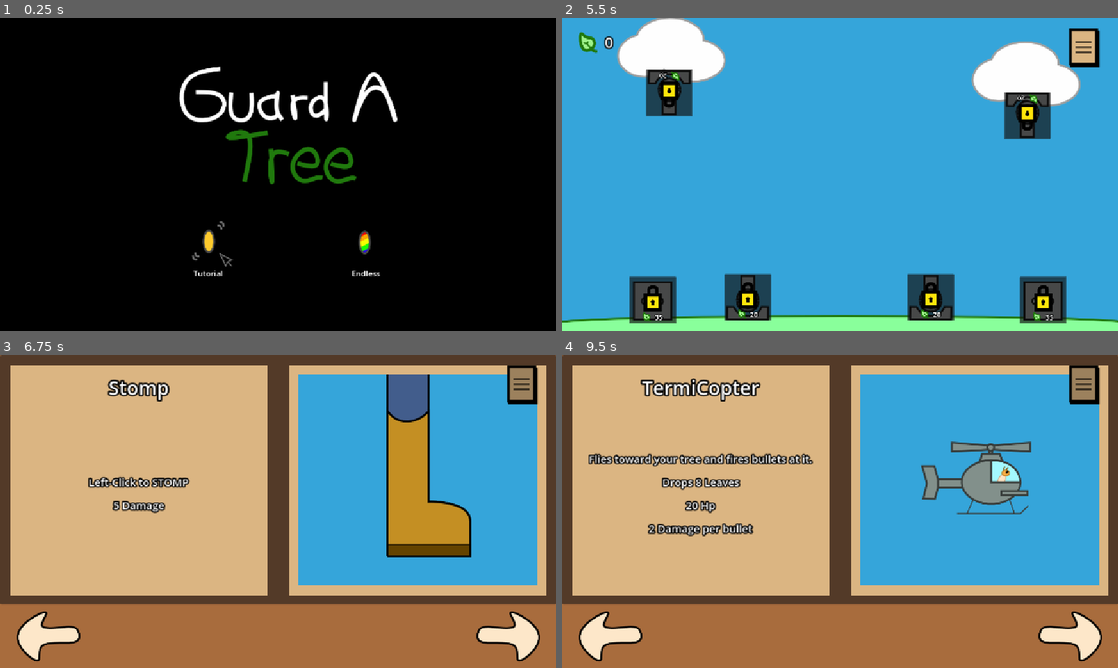
Above: before the commit, frames 1-4 (two rows, left to right).
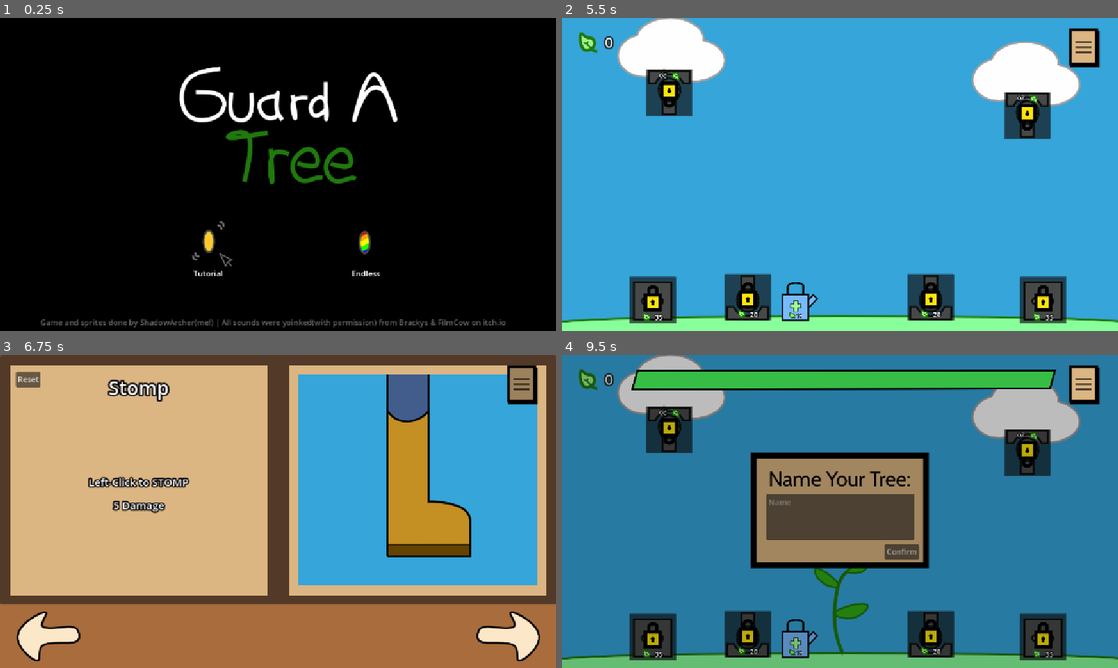
Above: after the commit, the same moments.

Repository: ShadowArcher289/guard-a-tree
Game: Godot game, scene res://scenes/title_screen.tscn
The game is run twice, just before and just after one commit, with the same random seed, the same clock (stepped at 60 frames per second) and the same inputs.
Inputs (mouse positions are in pixels of both pictures, inside the frame that each line leads up to):
- Up to frame 1 (0.25 s): no input
- Up to frame 2 (5.5 s): click (773, 240) at 0.5 s; click (928, 243) at 1.25 s; move the mouse to (962, 158) at 2.02 s; click (962, 158) at 2.17 s; move the mouse to (728, 190) at 2.77 s; click (728, 190) at 2.92 s; move the mouse to (895, 105) at 3.52 s; click (895, 105) at 3.67 s; move the mouse to (812, 237) at 4.27 s; click (812, 237) at 4.42 s; click (1029, 262) at 5.02 s
- Up to frame 3 (6.75 s): click (522, 386) at 5.75 s; click (278, 517) at 6.52 s; type "Alex" at 6.6 s
- Up to frame 4 (9.5 s): click (606, 636) at 7.25 s; click (589, 380) at 8 s, where only the run after the commit has a clickable "Reset"; click (845, 558) at 8.75 s, where only the run after the commit has a clickable "New Game"

The runs differ from the first frame. In frame 1, 0.8% of the frame differs, in the area x 7-91%, y 96-99%; in frame 2, 0.5%; in frame 3, 0.2%; in frame 4, 99%, in the area x 0-100%, y 0-100%.

Commit message:
Complete v1. Added healing with a watering can and added sound effects

Diff:
--- a/project.godot
+++ b/project.godot
@@ -19,6 +19,7 @@
 
 Globals="*res://scripts/Globals.gd"
 TransitionManager="*res://scenes/transitions.tscn"
+SoundManager="*res://scenes/sound_manager.tscn"
 
 [display]
 
--- a/scenes/fly.tscn
+++ b/scenes/fly.tscn
@@ -1,7 +1,8 @@
-[gd_scene load_steps=5 format=3 uid="uid://2trcqmt1r74g"]
+[gd_scene load_steps=6 format=3 uid="uid://2trcqmt1r74g"]
 
 [ext_resource type="Script" uid="uid://dtftykpftt06a" path="res://scripts/fly.gd" id="1_djddo"]
 [ext_resource type="Texture2D" uid="uid://dasuvqquyhfrf" path="res://sprites/FLY.png" id="2_xr3pu"]
+[ext_resource type="Texture2D" uid="uid://bwrsllyxfsyek" path="res://sprites/Huh.png" id="3_2lkvx"]
 
 [sub_resource type="CircleShape2D" id="CircleShape2D_xr3pu"]
 radius = 6.0
@@ -29,4 +30,8 @@
 target_position = Vector2(0, 1400)
 collision_mask = 2
 
+[node name="ExpressionIcon" type="Sprite2D" parent="."]
+position = Vector2(0, -18)
+texture = ExtResource("3_2lkvx")
+
 [connection signal="body_entered" from="Hurtbox" to="." method="_on_hurtbox_body_entered"]
--- a/scenes/game.tscn
+++ b/scenes/game.tscn
@@ -14,6 +14,7 @@
 [ext_resource type="Texture2D" uid="uid://hplddjjlf4og" path="res://sprites/Namecard.png" id="16_ssvqc"]
 [ext_resource type="PackedScene" uid="uid://b80102o80d8uc" path="res://scenes/ground.tscn" id="17_rysoc"]
 [ext_resource type="Texture2D" uid="uid://4etivflmosu6" path="res://sprites/Seed.png" id="17_ssvqc"]
+[ext_resource type="PackedScene" uid="uid://c3ymsfjxpphwu" path="res://scenes/water_can.tscn" id="18_1kice"]
 [ext_resource type="PackedScene" uid="uid://bsxdj218sh5mw" path="res://scenes/boot.tscn" id="18_264po"]
 [ext_resource type="PackedScene" uid="uid://j4y3ddhxr3l3" path="res://scenes/spawner.tscn" id="18_ssvqc"]
 [ext_resource type="PackedScene" uid="uid://4yx14a34ap3g" path="res://scenes/laser_turret.tscn" id="19_264po"]
@@ -291,7 +292,7 @@
 
 [node name="ToggleKitbookButton" type="TextureButton" parent="CanvasLayer"]
 process_mode = 3
-z_index = 5
+z_index = 12
 anchors_preset = 1
 anchor_left = 1.0
 anchor_right = 1.0
@@ -310,6 +311,15 @@
 [node name="GameOver" parent="CanvasLayer" instance=ExtResource("15_rysoc")]
 visible = false
 
+[node name="ResetButton" type="Button" parent="CanvasLayer"]
+process_mode = 3
+z_index = 15
+offset_left = 32.0
+offset_top = 34.0
+offset_right = 83.0
+offset_bottom = 65.0
+text = "Reset"
+
 [node name="TreeSpawner" parent="." instance=ExtResource("18_ssvqc")]
 position = Vector2(581, 618)
 spawnerType = "tree"
@@ -398,4 +408,11 @@
 offset_bottom = 91.0
 text = "Continue"
 
+[node name="WaterCan" parent="." instance=ExtResource("18_1kice")]
+offset_left = 425.0
+offset_top = 510.0
+offset_right = 553.0
+offset_bottom = 638.0
+
 [connection signal="toggled" from="CanvasLayer/ToggleKitbookButton" to="." method="_on_toggle_kitbook_button_toggled"]
+[connection signal="pressed" from="CanvasLayer/ResetButton" to="." method="_on_reset_button_pressed"]
--- a/scenes/game_over.tscn
+++ b/scenes/game_over.tscn
@@ -47,20 +47,21 @@
 [node name="NewGame" type="Button" parent="."]
 custom_minimum_size = Vector2(124, 0)
 layout_mode = 0
-offset_left = 418.0
-offset_top = 404.0
-offset_right = 542.0
-offset_bottom = 440.0
+offset_left = 526.0
+offset_top = 400.0
+offset_right = 650.0
+offset_bottom = 436.0
 theme = ExtResource("1_xeevv")
 text = "New Game"
 
 [node name="Retry" type="Button" parent="."]
+visible = false
 custom_minimum_size = Vector2(124, 0)
 layout_mode = 0
 offset_left = 612.0
-offset_top = 407.0
+offset_top = 404.0
 offset_right = 736.0
-offset_bottom = 443.0
+offset_bottom = 440.0
 theme = ExtResource("1_xeevv")
 text = "Retry"
 
--- /dev/null
+++ b/scenes/sound_manager.tscn
@@ -0,0 +1,52 @@
+[gd_scene load_steps=12 format=3 uid="uid://l2open12xuf5"]
+
+[ext_resource type="AudioStream" uid="uid://2lq0fhy1b4a7" path="res://audio/switch blade 2.wav" id="1_gbdfy"]
+[ext_resource type="Script" uid="uid://dmh7bkr83vkb1" path="res://scripts/SoundManager.gd" id="1_s6peo"]
+[ext_resource type="AudioStream" uid="uid://ckiivgt1e4fan" path="res://audio/strap tighten 1.wav" id="3_shlr6"]
+[ext_resource type="AudioStream" uid="uid://ur0ktys0nuw2" path="res://audio/small metal case closed 1.wav" id="4_5lwbd"]
+[ext_resource type="AudioStream" uid="uid://bxbp6h5bwsiyw" path="res://audio/explosion.wav" id="5_ro3ww"]
+[ext_resource type="AudioStream" uid="uid://cvkk6bltbyof" path="res://audio/time_for_adventure.mp3" id="5_v1pt3"]
+[ext_resource type="AudioStream" uid="uid://c6p0ola4eesk7" path="res://audio/wood hit 1.wav" id="7_mpi5b"]
+[ext_resource type="AudioStream" uid="uid://chhuaeuyd50q" path="res://audio/toaster hit 3.wav" id="8_aa63w"]
+[ext_resource type="AudioStream" uid="uid://dp87xe6eho0r8" path="res://audio/sand foley 4.wav" id="9_k1d7a"]
+[ext_resource type="AudioStream" uid="uid://bjcpn1mkugry2" path="res://audio/hurt.wav" id="9_wwv6j"]
+[ext_resource type="AudioStream" uid="uid://bogwfh5jget1g" path="res://audio/coin.wav" id="11_55or6"]
+
+[node name="SoundManager" type="Node2D"]
+process_mode = 3
+script = ExtResource("1_s6peo")
+
+[node name="ButtonSfx" type="AudioStreamPlayer" parent="."]
+stream = ExtResource("1_gbdfy")
+
+[node name="KitbookButtonSound" type="AudioStreamPlayer" parent="."]
+stream = ExtResource("3_shlr6")
+
+[node name="UnlockSfx" type="AudioStreamPlayer" parent="."]
+stream = ExtResource("4_5lwbd")
+
+[node name="BackgroundMusic" type="AudioStreamPlayer" parent="."]
+stream = ExtResource("5_v1pt3")
+volume_db = -15.127
+autoplay = true
+parameters/looping = true
+
+[node name="LaserFire" type="AudioStreamPlayer" parent="."]
+stream = ExtResource("5_ro3ww")
+volume_db = -4.727
+pitch_scale = 0.64
+
+[node name="BulletFire" type="AudioStreamPlayer" parent="."]
+stream = ExtResource("7_mpi5b")
+
+[node name="CopterDown" type="AudioStreamPlayer" parent="."]
+stream = ExtResource("8_aa63w")
+
+[node name="TermiteDown" type="AudioStreamPlayer" parent="."]
+stream = ExtResource("9_wwv6j")
+
+[node name="Stomp" type="AudioStreamPlayer" parent="."]
+stream = ExtResource("9_k1d7a")
+
+[node name="GainHp" type="AudioStreamPlayer" parent="."]
+stream = ExtResource("11_55or6")
--- a/scenes/title_screen.tscn
+++ b/scenes/title_screen.tscn
@@ -201,5 +201,15 @@
 scale = Vector2(1.07031, 1.07031)
 texture = ExtResource("8_cs5ya")
 
+[node name="Label3" type="Label" parent="."]
+offset_left = 10.0
+offset_top = 618.0
+offset_right = 1122.0
+offset_bottom = 641.0
+theme_override_colors/font_color = Color(0.415686, 0.415686, 0.415686, 1)
+text = "Game and sprites done by ShadowArcher(me!) | All sounds were yoinked(with permission) from Brackys & FilmCow on itch.io"
+horizontal_alignment = 1
+vertical_alignment = 1
+
 [connection signal="pressed" from="TutorialButton" to="." method="_on_tutorial_button_pressed"]
 [connection signal="pressed" from="EndlessButton" to="." method="_on_endless_button_pressed"]
--- /dev/null
+++ b/scenes/water_can.tscn
@@ -0,0 +1,62 @@
+[gd_scene load_steps=4 format=3 uid="uid://c3ymsfjxpphwu"]
+
+[ext_resource type="Texture2D" uid="uid://dcc4aslgs76c2" path="res://sprites/WaterCan.png" id="1_np54d"]
+[ext_resource type="Script" uid="uid://dxjgqipk82t10" path="res://scripts/water_can.gd" id="2_5wx5v"]
+[ext_resource type="Texture2D" uid="uid://dek7kn8nb3i6v" path="res://sprites/Leaf.png" id="2_e2av7"]
+
+[node name="WaterCan" type="TextureButton"]
+offset_left = -59.0
+offset_top = -116.0
+offset_right = 69.0
+offset_bottom = 12.0
+scale = Vector2(0.727001, 0.727001)
+pivot_offset = Vector2(59.1471, 115.543)
+button_mask = 3
+texture_normal = ExtResource("1_np54d")
+script = ExtResource("2_5wx5v")
+
+[node name="Leaf" type="Sprite2D" parent="."]
+position = Vector2(48.8995, 99.8996)
+scale = Vector2(0.434361, 0.434361)
+texture = ExtResource("2_e2av7")
+
+[node name="LeafCountLabel" type="Label" parent="."]
+layout_mode = 1
+anchors_preset = -1
+anchor_left = 0.439982
+anchor_top = 0.888419
+anchor_right = 0.439982
+anchor_bottom = 0.888419
+offset_left = 5.0
+offset_top = -23.0
+offset_right = 46.0
+offset_bottom = 19.0
+scale = Vector2(0.46975, 0.46975)
+theme_override_constants/outline_size = 10
+theme_override_font_sizes/font_size = 30
+text = "10"
+vertical_alignment = 1
+metadata/_edit_use_anchors_ = true
+
+[node name="Node2D" type="Node2D" parent="."]
+visible = false
+
+[node name="Leaf2" type="Sprite2D" parent="Node2D"]
+position = Vector2(42.4386, 21.2611)
+rotation = -0.491114
+scale = Vector2(0.434361, 0.434361)
+texture = ExtResource("2_e2av7")
+
+[node name="Leaf3" type="Sprite2D" parent="Node2D"]
+position = Vector2(76.8264, 3.37947)
+rotation = -0.107127
+scale = Vector2(0.434361, 0.434361)
+texture = ExtResource("2_e2av7")
+
+[node name="Leaf4" type="Sprite2D" parent="Node2D"]
+position = Vector2(50.6917, -7.62464)
+rotation = 1.384
+scale = Vector2(0.434361, 0.434361)
+texture = ExtResource("2_e2av7")
+
+[connection signal="pressed" from="." to="." method="_on_pressed"]
--- a/scripts/Globals.gd
+++ b/scripts/Globals.gd
@@ -39,6 +39,7 @@
 const TERMICOPTERMAXHP = 20;
 const AVGTERMICOPTERSPEED = 200.0; # TermiCopter
 const SHOOTINGCYCLETIME = 2.5; # seconds
+const COPTERBULLETSPERCYCLE = 3;
 const BULLETVELOCITY = 400;
 const BULLETDMG = 2;
 const TERMICOPTERLEAFCOUNT = 8;
--- /dev/null
+++ b/scripts/SoundManager.gd
@@ -0,0 +1,18 @@
+extends Node2D
+
+# Holds all the sound vars
+
+@onready var background_music: AudioStreamPlayer = $BackgroundMusic
+
+@onready var button_sfx: AudioStreamPlayer = $ButtonSfx
+@onready var kitbook_button_sound: AudioStreamPlayer = $KitbookButtonSound
+
+@onready var gain_hp: AudioStreamPlayer = $GainHp
+
+@onready var unlock_sfx: AudioStreamPlayer = $UnlockSfx
+@onready var stomp: AudioStreamPlayer = $Stomp
+@onready var laser_fire: AudioStreamPlayer = $LaserFire
+
+@onready var bullet_fire: AudioStreamPlayer = $BulletFire
+@onready var copter_down: AudioStreamPlayer = $CopterDown
+@onready var termite_down: AudioStreamPlayer = $TermiteDown
--- a/scripts/boot.gd
+++ b/scripts/boot.gd
@@ -35,6 +35,7 @@
 	position.x = targetPos.x;
 	stompTween.tween_property(self, "position", Vector2(targetPos.x, targetPos.y) , STOMPSPEED); # go down
 	#await position.y == targetPos.y
+	SoundManager.stomp.play();
 	await stompTween.finished;
 	#await get_tree().create_timer(0.1).timeout; # delay;
 	stompTween.kill();
--- a/scripts/fly.gd
+++ b/scripts/fly.gd
@@ -1,4 +1,8 @@
 extends CharacterBody2D
+
+@onready var expression_icon: Sprite2D = $ExpressionIcon
+const SEARCHINGICON = preload("res://sprites/Huh.png");
+const LOCKEDONICON = preload("res://sprites/Woah.png");
 
 @onready var locate_target_ray_cast: RayCast2D = $LocateTargetRayCast
 var target : Node; # the fly's target
@@ -8,6 +12,7 @@
 const FLIESDMG = Globals.FLIESDMG;
 var direction = 1;
 var rayRotationDirection = 1;
+
 
 enum State {
 	LOCKEDON,
@@ -39,6 +44,7 @@
 				change_state(State.SEARCHING);
 		State.SEARCHING:
 			velocity = Vector2(0, 0);
+			rotation_degrees = 0; # reset rotation when searching
 			if rayRotationDirection == 1: # continuously rotate ray cast to search for a target.
 				locate_target_ray_cast.rotation_degrees += 5; # rotate clockwise
 			else:
@@ -49,6 +55,14 @@
 				targetPosition = target.position;
 
 func change_state(next_state) -> void: # changes the state
+	if next_state == State.SEARCHING:
+		expression_icon.texture = SEARCHINGICON;
+		expression_icon.show();
+	elif next_state == State.LOCKEDON:
+		expression_icon.texture = LOCKEDONICON;
+		expression_icon.show();
+		await get_tree().create_timer(0.2).timeout;
+		expression_icon.hide();
 	current_state = next_state;
 
 
--- a/scripts/game.gd
+++ b/scripts/game.gd
@@ -2,6 +2,8 @@
 
 signal treeNameSet;
 signal tutorialCompleted;
+@onready var kitbook_button_sound: AudioStreamPlayer = $CanvasLayer/KitbookButtonSound
+@onready var reset_button: Button = $CanvasLayer/ResetButton
 
 @onready var camera_2d: Camera2D = $Camera2D
 @onready var animation_player: AnimationPlayer = $AnimationPlayer
@@ -34,11 +36,13 @@
 
 
 func _ready() -> void:
+	SoundManager.background_music.play();
 	#setting properties
 	hp_bar.max_value = Globals.MAXHP;
 	hp_bar.hide();
 	set_tree_name_card.hide();
 	end_of_tutorial_card.hide();
+	reset_button.hide();
 
 	if Globals.game_mode == "tutorial": 	#start animations and different game modes
 		seed.texture = BASICSEEDTEXTURE;
@@ -88,6 +92,7 @@
 	get_tree().paused = true;
 	set_tree_name_card.show();
 	await confirm_btn.pressed;
+	SoundManager.button_sfx.play();
 	set_tree_name_card.hide();
 	Globals.treeName = text_edit.text;
 	get_tree().paused = false;
@@ -98,6 +103,7 @@
 	get_tree().paused = true;
 	end_of_tutorial_card.show();
 	await continue_btn.pressed;
+	SoundManager.button_sfx.play();
 	end_of_tutorial_card.hide();
 	get_tree().paused = false;
 	tutorialCompleted.emit();
@@ -227,7 +233,16 @@
 func _on_toggle_kitbook_button_toggled(toggled_on: bool) -> void:
 	if toggled_on:
 		kitbook.show();
+		reset_button.show();
 		get_tree().paused = true;
 	elif !toggled_on:
 		kitbook.hide();
+		reset_button.hide();
 		get_tree().paused = false;
+	SoundManager.kitbook_button_sound.play();
+
+
+func _on_reset_button_pressed() -> void:
+	Globals.currHp = 0;
+	toggle_kitbook_button.button_pressed = false;
+	kitbook.hide();
--- a/scripts/game_over.gd
+++ b/scripts/game_over.gd
@@ -9,6 +9,7 @@
 
 
 func _on_new_game_pressed() -> void:
+	SoundManager.button_sfx.play();
 	self.hide();
 	get_tree().paused = false;
 	Globals.player_leaf_count = Globals.PLAYER_STARTING_LEAVES;
@@ -17,6 +18,7 @@
 
 
 func _on_retry_pressed() -> void:
+	SoundManager.button_sfx.play();
 	self.hide();
 	get_tree().paused = false;
 	Globals.player_leaf_count = Globals.PLAYER_STARTING_LEAVES;
--- a/scripts/kitbook.gd
+++ b/scripts/kitbook.gd
@@ -27,7 +27,7 @@
 		print("prev page off")
 		print("cur page:" + str(kitbook_tab_container.current_tab))
 		kitbook_tab_container.current_tab -= 1;
-
+	SoundManager.button_sfx.play();
 
 func _on_next_page_pressed() -> void: # switches to next page
 	if (kitbook_tab_container.current_tab == maxTabCount): # if current page is last, then goes to first page.
@@ -38,3 +38,4 @@
 		print("next page off")
 		print("cur page:" + str(kitbook_tab_container.current_tab))
 		kitbook_tab_container.current_tab += 1;
+	SoundManager.button_sfx.play();
--- a/scripts/laser_turret.gd
+++ b/scripts/laser_turret.gd
@@ -87,6 +87,7 @@
 		laserTween = create_tween().set_trans(Tween.TRANS_EXPO).set_ease(Tween.EASE_OUT_IN);
 	laserTween.tween_property(laser_ball, "scale", Vector2(1, 1), 0.5);
 	await laserTween.finished;
+	SoundManager.laser_fire.play();
 	camera_shake();
 	change_state(State.COOLDOWN);
 	laser_beam.show();
--- a/scripts/locked_weapon.gd
+++ b/scripts/locked_weapon.gd
@@ -19,4 +19,5 @@
 	if Globals.player_leaf_count >= price:
 		Globals.player_leaf_count -= price;
 		Globals.weaponUnlocked.emit();
+		SoundManager.unlock_sfx.play();
 		self.hide();
--- a/scripts/termi_copter.gd
+++ b/scripts/termi_copter.gd
@@ -20,7 +20,8 @@
 var hp = Globals.TERMICOPTERMAXHP;
 var directionX = 1;
 var speed = Globals.AVGTERMICOPTERSPEED * randf_range(0.9, 1.1); # TermiCopters have slightly different speeds
-const SHOOTINGCYCLETIME = Globals.SHOOTINGCYCLETIME
+const SHOOTINGCYCLETIME = Globals.SHOOTINGCYCLETIME;
+const COPTERBULLETSPERCYCLE = Globals.COPTERBULLETSPERCYCLE;
 
 var movementTween = create_tween().set_trans(Tween.TRANS_EXPO).set_ease(Tween.EASE_IN_OUT);
 
@@ -102,6 +103,7 @@
 func kick_the_bucket(): # this TermiCopter no longer lives. R.I.P.
 	Globals.enemyCount -= 1;
 	Globals.player_leaf_count += Globals.TERMICOPTERLEAFCOUNT;
+	SoundManager.copter_down.play();
 	queue_free();
 
 func spawn_bullet(velo : float) -> void:
@@ -110,6 +112,7 @@
 	bullet.show();
 	bullet.velo = velo;
 	bullet.rotation = sprite_2d.global_rotation;
+	SoundManager.bullet_fire.play();
 	game.add_child.call_deferred(bullet);
 
 func move(delta : float) -> void: # , targetPosition : Vector2
@@ -124,7 +127,7 @@
 	move_and_slide();
 
 func _on_shooting_timer_timeout() -> void:
-	for i in 5: # shoot i number of bullets per cycle
+	for i in COPTERBULLETSPERCYCLE: # shoot i number of bullets per cycle
 		spawn_bullet(Globals.BULLETVELOCITY * directionX); # bullet has velocity and direction
 		await get_tree().create_timer(0.1).timeout;
 
--- a/scripts/termite.gd
+++ b/scripts/termite.gd
@@ -63,6 +63,7 @@
 func kick_the_bucket(): # this termite no longer lives. R.I.P.
 	Globals.enemyCount -= 1;
 	Globals.player_leaf_count += Globals.TERMITELEAFCOUNT;
+	SoundManager.termite_down.play();
 	queue_free();
 
 func _on_hurtbox_area_entered(area: Area2D) -> void:
--- /dev/null
+++ b/scripts/water_can.gd
@@ -0,0 +1,23 @@
+extends TextureButton
+
+@onready var node_2d: Node2D = $Node2D
+
+func _ready() -> void:
+	node_2d.hide();
+
+func _on_pressed() -> void: # heal the player
+	if Globals.player_leaf_count >= 10:
+		if Globals.currHp <= (Globals.MAXHP - 10):
+			Globals.currHp += 10;
+			node_2d.show();
+			Globals.player_leaf_count -= 10;
+			SoundManager.gain_hp.play();
+			await get_tree().create_timer(0.2).timeout;
+			node_2d.hide();
+		elif (Globals.currHp > (Globals.MAXHP - 10)) && (Globals.currHp != Globals.MAXHP):
+			Globals.currHp = Globals.MAXHP;
+			node_2d.show();
+			Globals.player_leaf_count -= 10;
+			SoundManager.gain_hp.play();
+			await get_tree().create_timer(0.2).timeout;
+			node_2d.hide();
Not shown, added: audio/LICENSE & CREDITS.txt
Not shown, added: audio/bead hitting metal 19.wav.import
Not shown, added: audio/coin.wav.import
Not shown, added: audio/explosion.wav.import
Not shown, added: audio/hurt.wav.import
Not shown, added: audio/indoor door lock 8.wav.import
Not shown, added: audio/sand foley 4.wav.import
Not shown, added: audio/small metal case closed 1.wav.import
Not shown, added: audio/stab 1.wav.import
Not shown, added: audio/strap tighten 1.wav.import
Not shown, added: audio/switch 1.wav.import
Not shown, added: audio/switch blade 2.wav.import
(and 31 more such lines)
